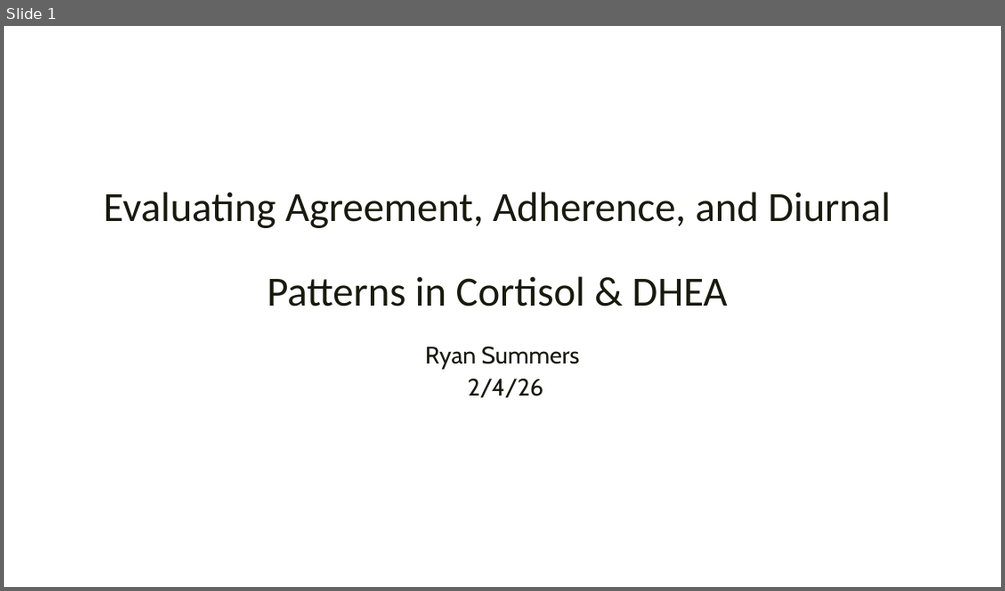
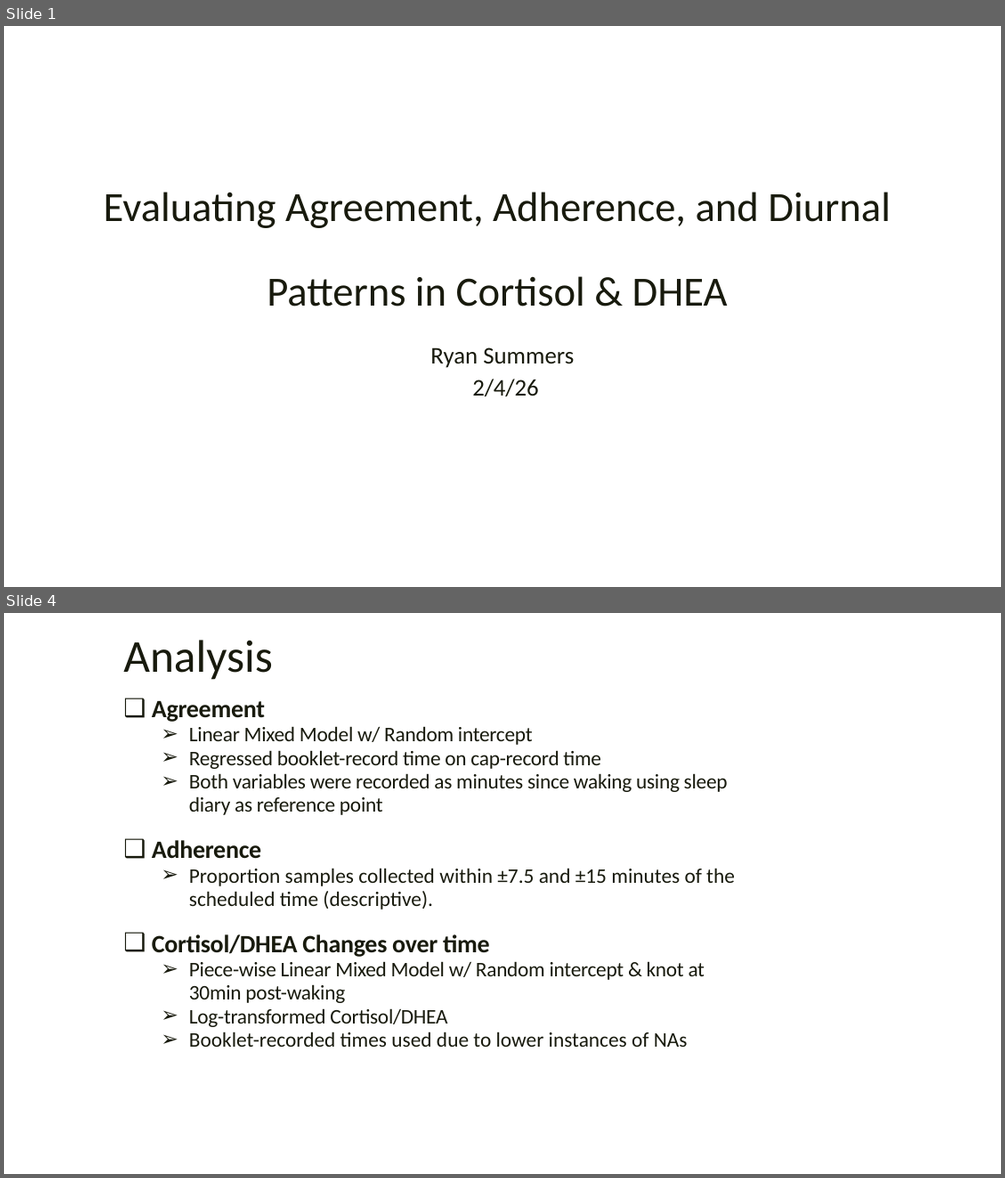
Before and after one commit to rysummers/BIOS6624-Class, a slide deck: Project0/Reports/Project0_Presentation.pptx. Shown one above the other, each under a label of ours: slide 1 before the commit, slides 1 and 4 after it; the slides between them are not shown. The pictures are 1005x591 and 1005x1178 pixels, drawn with LibreOffice and Linux fonts; fonts in the diff are those of the drawing; background and template pictures are left out. Boxes give left, top, right and bottom in pixels: in the first picture for what was removed or moved away, otherwise in the second. Text is boxed around its words. In the diff, an @@ line names an element or a change of style, - is before the commit and + after.

```diff
--- a/Project0/Reports/Project0_Presentation.pptx
+++ b/Project0/Reports/Project0_Presentation.pptx
@@ slide 4 added at box(4, 613, 1001, 1174), background picture (left out) @@
@@ text added at box(123, 640, 273, 680), 44 pt, text #181A0D @@
+Analysis
@@ text added at box(152, 701, 735, 1046), 20 pt, text #181A0D @@
+❑ Agreement
+  ➢ Linear Mixed Model w/ Random intercept
+  ➢ Regressed booklet-record time on cap-record time
+  ➢ Both variables were recorded as minutes since waking using sleep diary as reference point
+❑ Adherence
+  ➢ Proportion samples collected within ±7.5 and ±15 minutes of the scheduled time (descriptive).
+❑ Cortisol/DHEA Changes over time
+  ➢ Piece-wise Linear Mixed Model w/ Random intercept & knot at 30min post-waking
+  ➢ Log-transformed Cortisol/DHEA
+  ➢ Booklet-recorded times used due to lower instances of NAs
@@ slide 1 changed as well @@
@@ text "Ryan Summers" at box(430, 347, 574, 396): font Cabin to Calibri @@
```
Also in this commit, not shown: 1 other slide changed, 4 other slides added, 5 slides removed, 4 other files.
